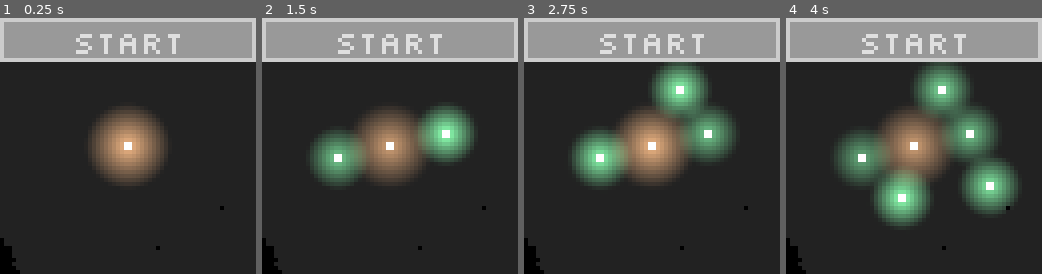
Above: before the commit, frames 1-4 (left to right).
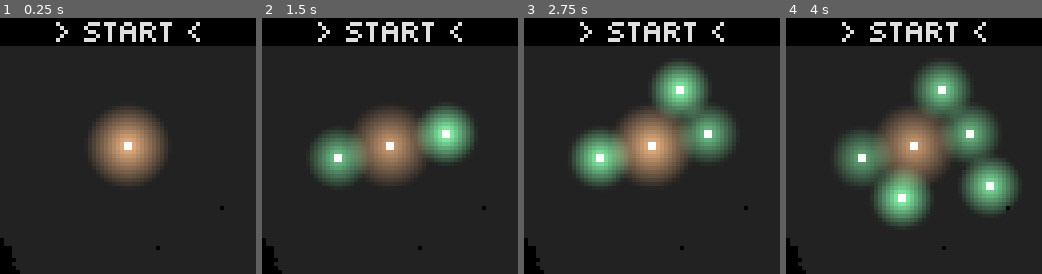
Above: after the commit, the same moments.

Repository: IceTyp/Voidvasion
Game: Godot game, scene res://src/map.tscn
Same seed, same stepped clock (60 frames per second), same inputs: the game is played once before the commit and once after it.
Inputs (mouse positions are in pixels of both pictures, inside the frame that each line leads up to):
- Up to frame 1 (0.25 s): no input
- Up to frame 2 (1.5 s): move the mouse to (446, 133) at 0.52 s; click (446, 133) at 0.67 s; move the mouse to (338, 158) at 1.27 s; click (338, 158) at 1.42 s
- Up to frame 3 (2.75 s): move the mouse to (677, 89) at 2.02 s; click (677, 89) at 2.17 s
- Up to frame 4 (4 s): move the mouse to (901, 197) at 2.77 s; click (901, 197) at 2.92 s; move the mouse to (990, 184) at 3.52 s; click (990, 184) at 3.67 s

The runs differ from the first frame. In frame 1, 17% of the frame differs, in the area x 0-100%, y 0-18%; in frame 2, 17%; in frame 3, 17%; in frame 4, 17%.

Commit message:
play around with theme, especially buttons

Diff:
--- /dev/null
+++ b/godot/assets/theme/font_less_space.tres
@@ -0,0 +1,9 @@
+[gd_resource type="FontVariation" load_steps=2 format=3 uid="uid://baj0huth527js"]
+
+[ext_resource type="FontFile" uid="uid://cjuo1dw5eeqle" path="res://assets/theme/Silkscreen/Silkscreen-Regular.ttf" id="1_f8i5u"]
+
+[resource]
+base_font = ExtResource("1_f8i5u")
+spacing_glyph = -1
+spacing_top = -3
+spacing_bottom = -1
--- /dev/null
+++ b/godot/assets/theme/style_box_buttons.tres
@@ -0,0 +1,3 @@
+[gd_resource type="StyleBoxEmpty" format=3 uid="uid://dbpppe6lm620a"]
+
+[resource]
--- a/godot/assets/theme/ui_theme.tres
+++ b/godot/assets/theme/ui_theme.tres
@@ -1,18 +1,14 @@
 [gd_resource type="Theme" load_steps=3 format=3 uid="uid://b80yagb12wjpq"]
 
-[ext_resource type="FontFile" uid="uid://cjuo1dw5eeqle" path="res://assets/theme/Silkscreen/Silkscreen-Regular.ttf" id="1_lpqip"]
-
-[sub_resource type="StyleBoxFlat" id="StyleBoxFlat_2bdxo"]
-content_margin_top = 0.0
-content_margin_bottom = 0.0
-border_width_left = 1
-border_width_top = 1
-border_width_right = 1
-border_width_bottom = 1
-corner_detail = 1
+[ext_resource type="FontVariation" uid="uid://baj0huth527js" path="res://assets/theme/font_less_space.tres" id="1_adnas"]
+[ext_resource type="StyleBox" uid="uid://dbpppe6lm620a" path="res://assets/theme/style_box_buttons.tres" id="1_dduy6"]
 
 [resource]
-default_font = ExtResource("1_lpqip")
+default_font = ExtResource("1_adnas")
 default_font_size = 8
-Button/constants/h_separation = 0
-Button/styles/normal = SubResource("StyleBoxFlat_2bdxo")
+Button/colors/font_hover_color = Color(0.733333, 0.345098, 0.188235, 1)
+Button/styles/focus = ExtResource("1_dduy6")
+Button/styles/hover = ExtResource("1_dduy6")
+Button/styles/normal = ExtResource("1_dduy6")
+Button/styles/pressed = ExtResource("1_dduy6")
+VBoxContainer/constants/separation = 0
--- a/godot/src/user_interface/ButtonStart.gd
+++ b/godot/src/user_interface/ButtonStart.gd
@@ -3,6 +3,7 @@
 
 func _ready() -> void:
 	pressed.connect(Global._on_button_start_pressed)
+	show()
 
 
 func _on_pressed() -> void:
--- a/godot/src/user_interface/game_end_screen.tscn
+++ b/godot/src/user_interface/game_end_screen.tscn
@@ -28,17 +28,17 @@
 alignment = 2
 
 [node name="RichTextLabel" type="RichTextLabel" parent="VBoxContainer"]
-custom_minimum_size = Vector2(0, 12)
 layout_mode = 2
+size_flags_vertical = 3
 bbcode_enabled = true
 text = "[center]You lost...[/center]"
 scroll_active = false
 
 [node name="ButtonTryAgain" type="Button" parent="VBoxContainer"]
 layout_mode = 2
-text = "Try Again"
+text = "> Try Again <"
 
 [node name="ButtonCopy" type="Button" parent="VBoxContainer"]
 layout_mode = 2
 size_flags_vertical = 8
-text = "Copy"
+text = "> Copy <"
--- a/godot/src/user_interface/game_menu.tscn
+++ b/godot/src/user_interface/game_menu.tscn
@@ -35,19 +35,20 @@
 anchor_right = 0.5
 offset_left = -13.0
 offset_right = 13.0
-offset_bottom = 23.0
 text = "31:25"
+vertical_alignment = 1
 
 [node name="ButtonStart" type="Button" parent="TextureRect"]
+visible = false
 layout_mode = 1
 anchors_preset = 5
 anchor_left = 0.5
 anchor_right = 0.5
 offset_left = -32.0
 offset_right = 32.0
-offset_bottom = 11.0
+offset_bottom = 5.0
 grow_horizontal = 2
-text = "Start"
+text = "> Start <"
 script = ExtResource("3_rb4pa")
 
 [node name="GameEndScreen" parent="." instance=ExtResource("4_c6wfr")]
--- a/godot/src/user_interface/time.gd
+++ b/godot/src/user_interface/time.gd
@@ -10,6 +10,7 @@
 	Global.game_ended.connect(stop_time)
 	timer.timeout.connect(_on_timer_timeout)
 	update_displayed_time()
+	hide()
 
 
 func update_displayed_time() -> void:
@@ -18,6 +19,7 @@
 
 
 func start_time() -> void:
+	show()
 	timer.start()
 
 
--- a/godot/src/user_interface/time.tscn
+++ b/godot/src/user_interface/time.tscn
@@ -1,23 +1,16 @@
-[gd_scene load_steps=5 format=3 uid="uid://eqkgew17fiwo"]
+[gd_scene load_steps=3 format=3 uid="uid://eqkgew17fiwo"]
 
 [ext_resource type="Theme" uid="uid://b80yagb12wjpq" path="res://assets/theme/ui_theme.tres" id="1_qfrg2"]
 [ext_resource type="Script" path="res://src/user_interface/time.gd" id="2_iipdf"]
-[ext_resource type="FontFile" uid="uid://cjuo1dw5eeqle" path="res://assets/theme/Silkscreen/Silkscreen-Regular.ttf" id="2_yrr2b"]
-
-[sub_resource type="FontVariation" id="FontVariation_1enr2"]
-base_font = ExtResource("2_yrr2b")
-spacing_top = -3
-spacing_bottom = -4
 
 [node name="Time" type="Label"]
 anchors_preset = 10
 anchor_right = 1.0
-offset_bottom = 7.0
+offset_bottom = 10.0
 grow_horizontal = 2
 size_flags_horizontal = 4
 size_flags_vertical = 0
 theme = ExtResource("1_qfrg2")
-theme_override_fonts/font = SubResource("FontVariation_1enr2")
 text = "01:25"
 horizontal_alignment = 1
 script = ExtResource("2_iipdf")
